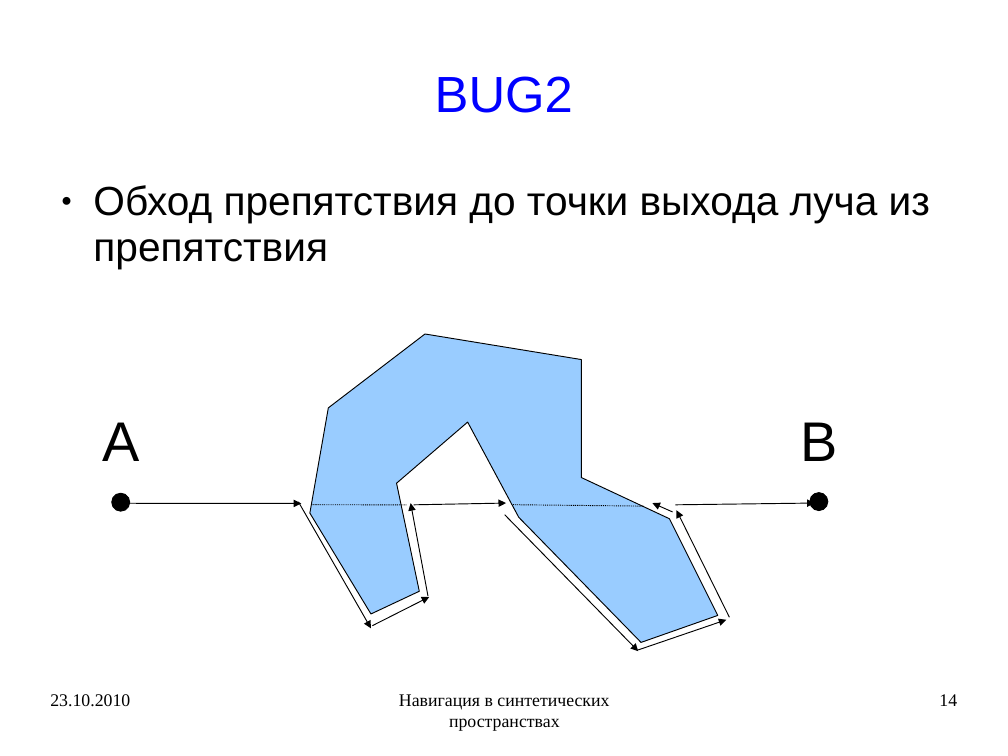
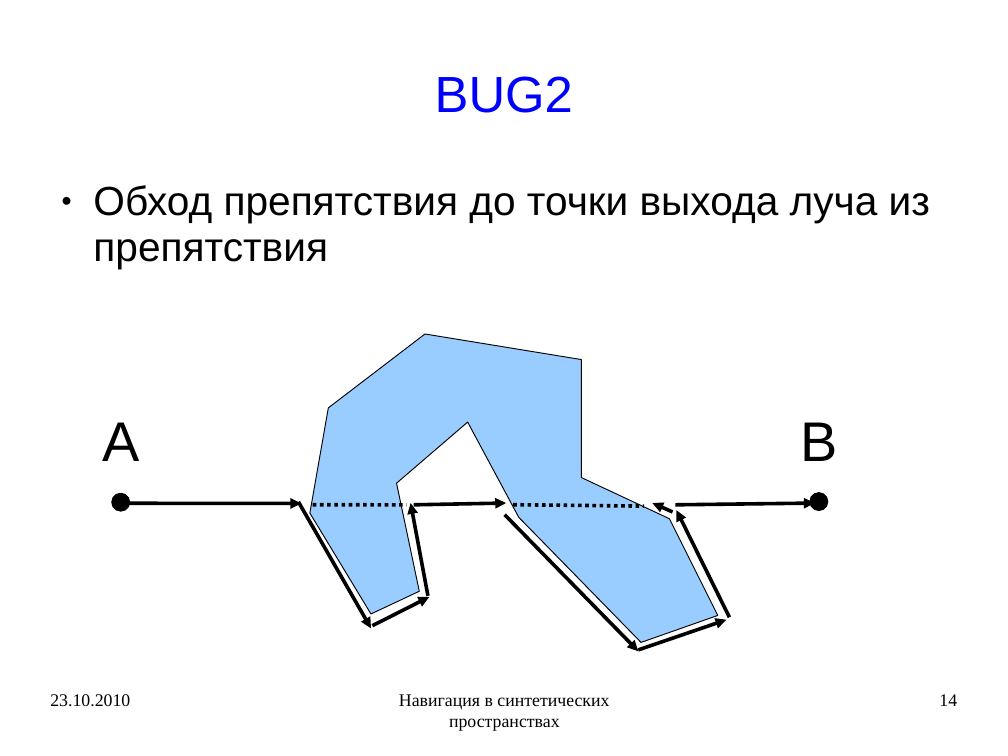
Before and after one commit to rutsky/semester09, a slide deck: slide 14 of Artificial_intelligence/Navigation_in_synthetic_space/50572_Rutsky_Navigation_in_synthetic_space.ppt. Drawn at 1008x756 pixels with LibreOffice and Linux fonts; fonts in the diff are those of the drawing. Boxes give left, top, right and bottom in pixels: in the first picture for what was removed or moved away, otherwise in the second. Text is boxed around its words. In the diff, an @@ line names an element or a change of style, - is before the commit and + after.

```diff
--- a/Artificial_intelligence/Navigation_in_synthetic_space/50572_Rutsky_Navigation_in_synthetic_space.ppt
+++ b/Artificial_intelligence/Navigation_in_synthetic_space/50572_Rutsky_Navigation_in_synthetic_space.ppt
@@ arrow (120, 503) - (302, 504): stroke #000000 0.74 pt to #000000 2.83 pt @@
@@ arrow (298, 502) - (371, 628): stroke #000000 0.74 pt to #000000 2.83 pt @@
@@ line (313, 505) - (407, 505): stroke #000000 0.74 pt dashed to #000000 2.83 pt dashed @@
@@ arrow (428, 596) - (411, 503): stroke #000000 0.74 pt to #000000 2.83 pt @@
@@ arrow (413, 505) - (506, 503): stroke #000000 0.74 pt to #000000 2.83 pt @@
@@ line (513, 505) - (644, 506): stroke #000000 0.74 pt dashed to #000000 2.83 pt dashed @@
@@ arrow (673, 512) - (653, 503): stroke #000000 0.74 pt to #000000 2.83 pt @@
@@ arrow (676, 505) - (815, 503): stroke #000000 0.74 pt to #000000 2.83 pt @@
@@ arrow (505, 515) - (638, 651): stroke #000000 0.74 pt to #000000 2.83 pt @@
@@ arrow (730, 617) - (677, 510): stroke #000000 0.74 pt to #000000 2.83 pt @@
@@ arrow (372, 626) - (429, 597): stroke #000000 0.74 pt to #000000 2.83 pt @@
@@ arrow (638, 650) - (726, 620): stroke #000000 0.74 pt to #000000 2.83 pt @@
```
Also in this commit, not shown: 7 other slides changed, 2 other files.
